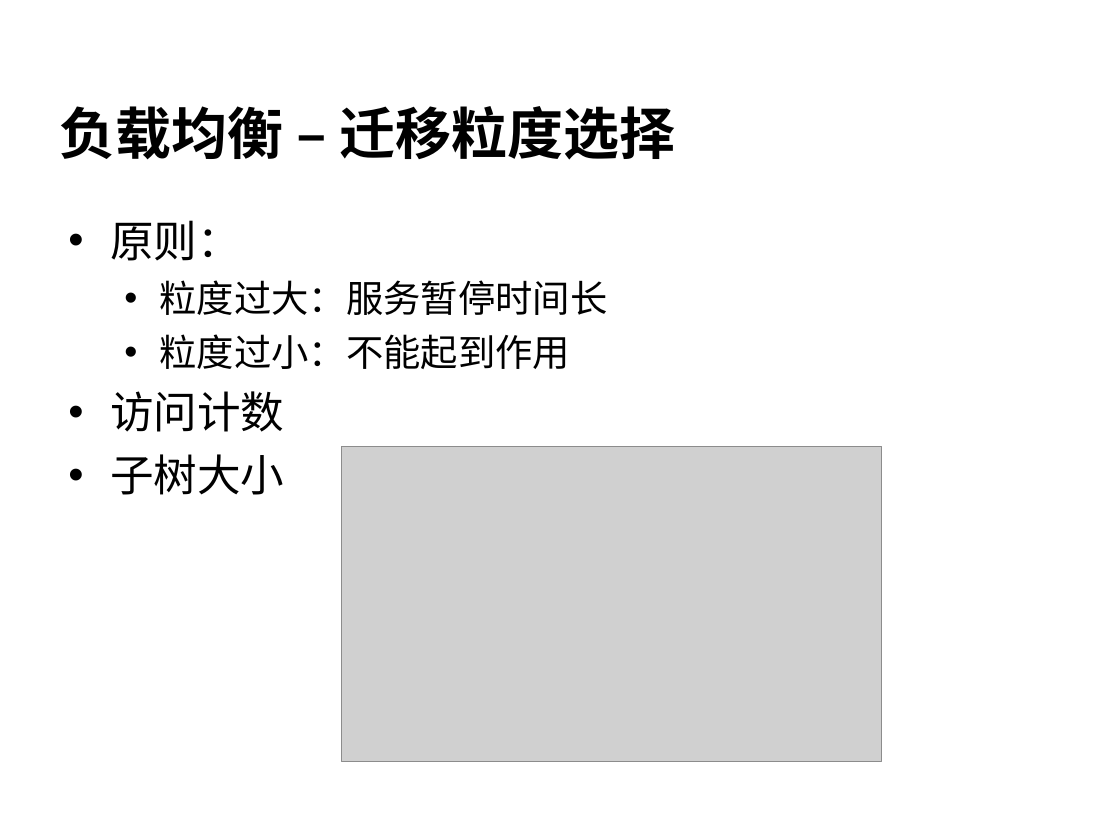
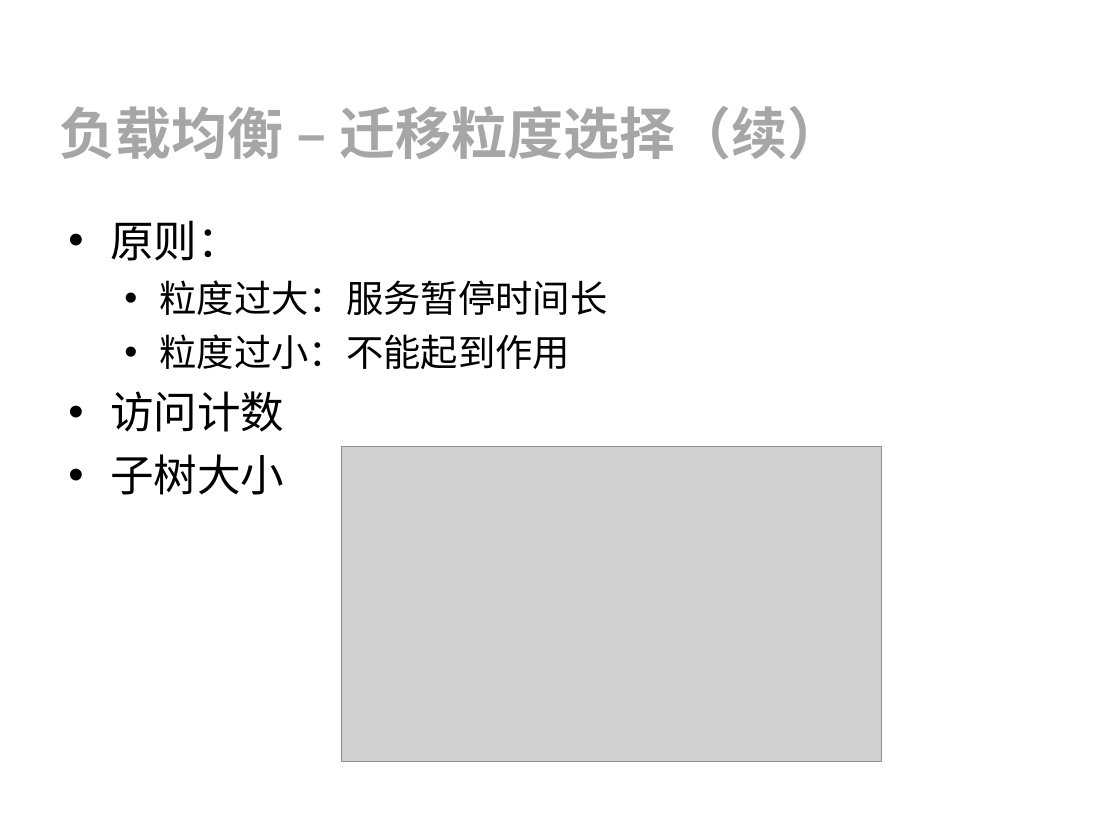
Before and after one commit to cheliequan/idning-paper, a slide deck: slide 21 of draft/答辩.ppt. Drawn at 1120x840 pixels with LibreOffice and Linux fonts; fonts in the diff are those of the drawing; grey boxes stand for pictures; background and template pictures are left out. Boxes give left, top, right and bottom in pixels: in the first picture for what was removed or moved away, otherwise in the second. Text is boxed around its words. In the diff, an @@ line names an element or a change of style, - is before the commit and + after.

```diff
--- a/draft/答辩.ppt
+++ b/draft/答辩.ppt
@@ title at (60,106,843,159): text changed; text colour #000000 to #A6A6A6 @@
-负载均衡 – 迁移粒度选择
+负载均衡 – 迁移粒度选择（续）
```
Also in this commit, not shown: 11 other slides changed, 4 slides added, 3 slides removed, 1 other file.
